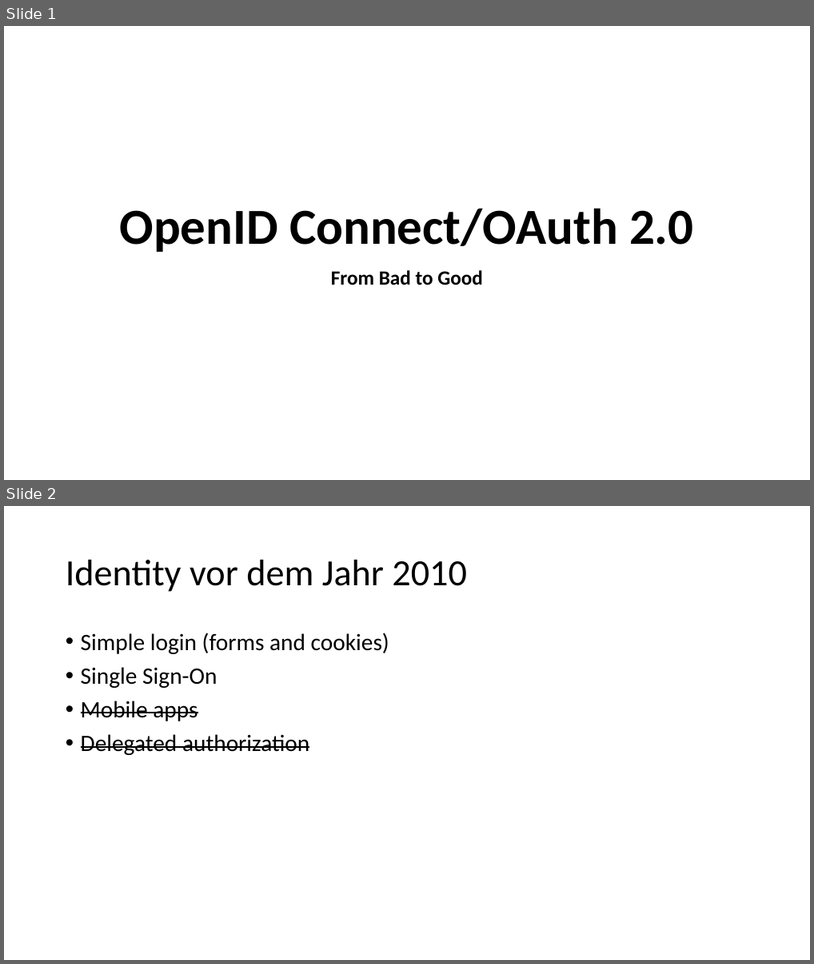
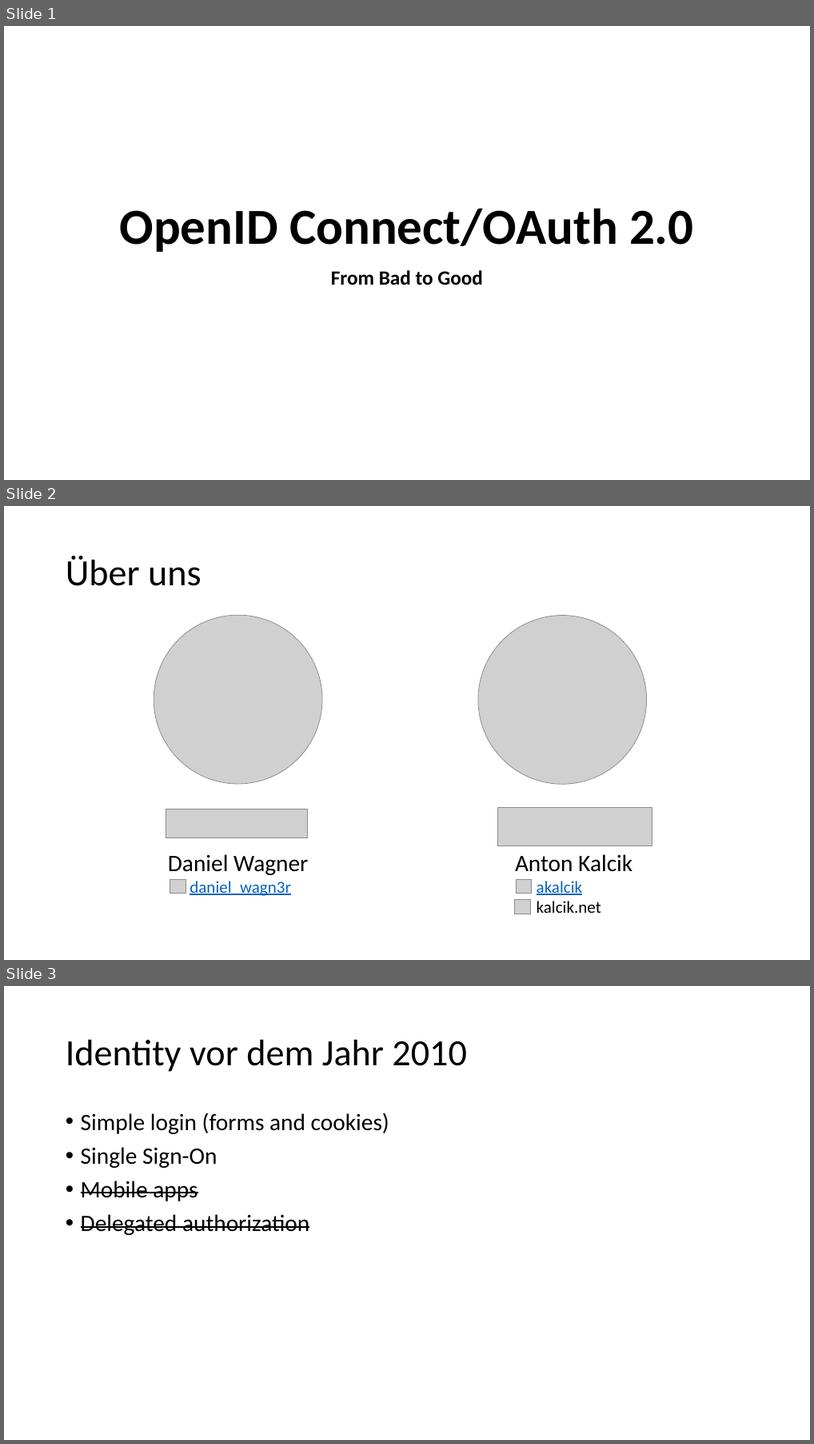
Before and after one commit to danielwagn3r/openid-workshop, a slide deck: OpenID Connect & OAuth.pptx. Shown one above the other, each under a label of ours: slides 1 and 2 before the commit, slides 1, 2 and 3 after it. The pictures are 814x964 and 814x1444 pixels, drawn with LibreOffice and Linux fonts; fonts in the diff are those of the drawing; grey boxes stand for pictures. Boxes give left, top, right and bottom in pixels: in the first picture for what was removed or moved away, otherwise in the second. Text is boxed around its words. In the diff, an @@ line names an element or a change of style, - is before the commit and + after.

Commit message:
Updated slides.

```diff
--- a/OpenID Connect & OAuth.pptx
+++ b/OpenID Connect & OAuth.pptx
@@ slide 2 added at box(4, 506, 810, 960), background #FFFFFF @@
@@ title added at box(66, 556, 202, 586), 44 pt, text #000000 @@
+Über uns
@@ picture added at box(154, 615, 323, 784) @@
@@ picture added at box(478, 616, 647, 784) @@
@@ picture added at box(166, 809, 308, 838) @@
@@ picture added at box(498, 808, 653, 846) @@
@@ text added at box(168, 854, 308, 875), 28 pt, text #000000 @@
+Daniel Wagner
@@ text added at box(515, 854, 633, 872), 28 pt, text #000000 @@
+Anton Kalcik
@@ picture added at box(170, 880, 186, 893) @@
@@ text added at box(190, 880, 290, 896), 20 pt, text #0563C1, underline @@
+daniel_wagn3r
@@ picture added at box(516, 880, 532, 893) @@
@@ text added at box(537, 880, 582, 895), 20 pt, text #0563C1, underline @@
+akalcik
@@ picture added at box(515, 900, 531, 914) @@
@@ text added at box(537, 900, 602, 912), 20 pt, text #000000 @@
+kalcik.net
@@ what was slide 2 is now slide 3 @@
```
Also in this commit, not shown: 1 slide changed.
